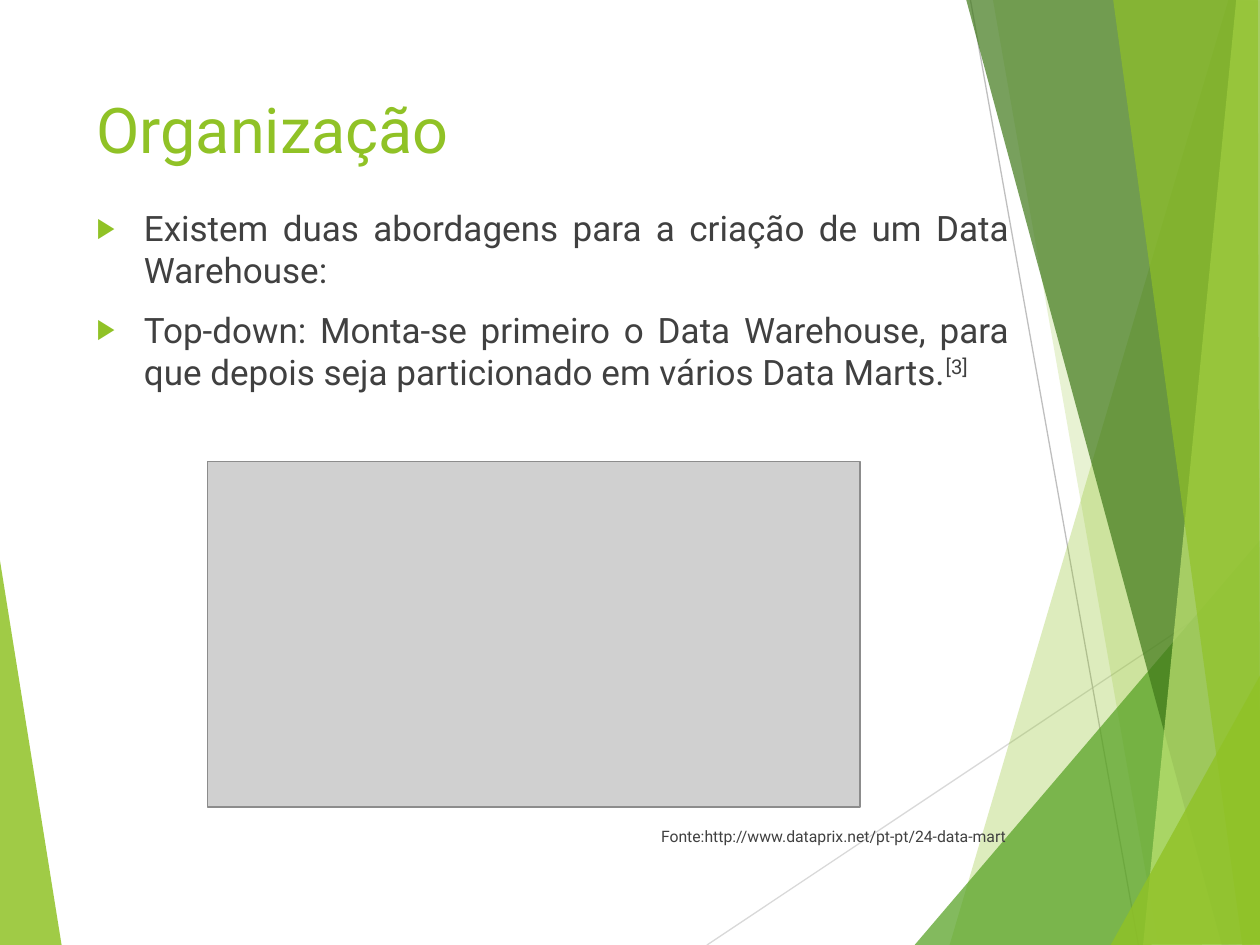
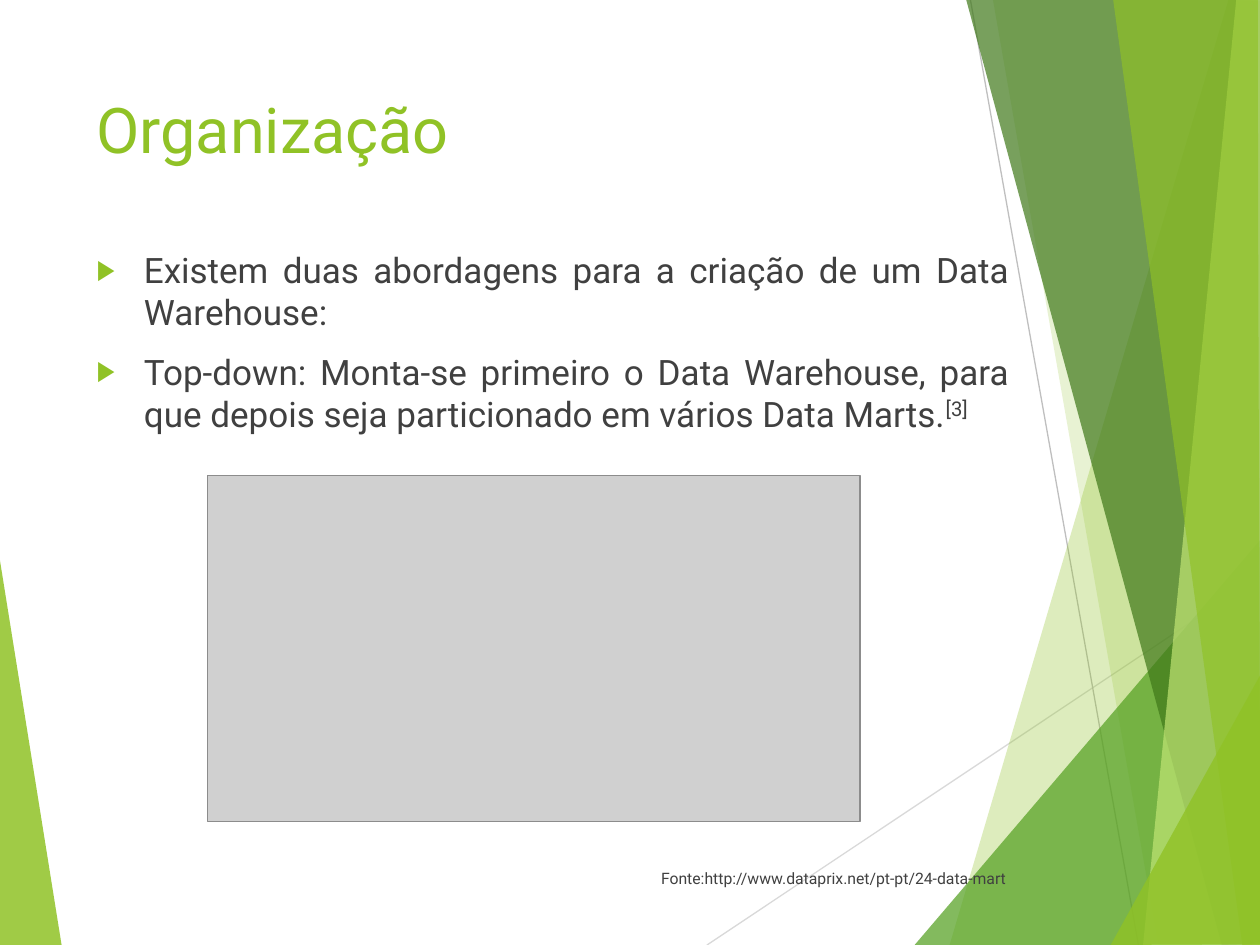
Before and after one commit to rodrigofegui/UnB-BancoDeDados-2016.2, a slide deck: slide 10 of Seminario/Data Warehouse.pptx (slide 9 before the commit). Drawn at 1260x945 pixels with LibreOffice and Linux fonts; fonts in the diff are those of the drawing; grey boxes stand for pictures. Boxes give left, top, right and bottom in pixels: in the first picture for what was removed or moved away, otherwise in the second. Text is boxed around its words. In the diff, an @@ line names an element or a change of style, - is before the commit and + after.

```diff
--- a/Seminario/Data Warehouse.pptx
+++ b/Seminario/Data Warehouse.pptx
@@ text "Existem duas abordagens para a ..." rewrapped from (144, 209, 1009, 847) to (144, 256, 1009, 889) @@
@@ picture: place and size @@
-picture at (208, 461, 861, 806)
+picture at (208, 475, 861, 820)
```
Also in this commit, not shown: 3 other slides changed, 3 slides added, 1 slide removed, 1 other file.
